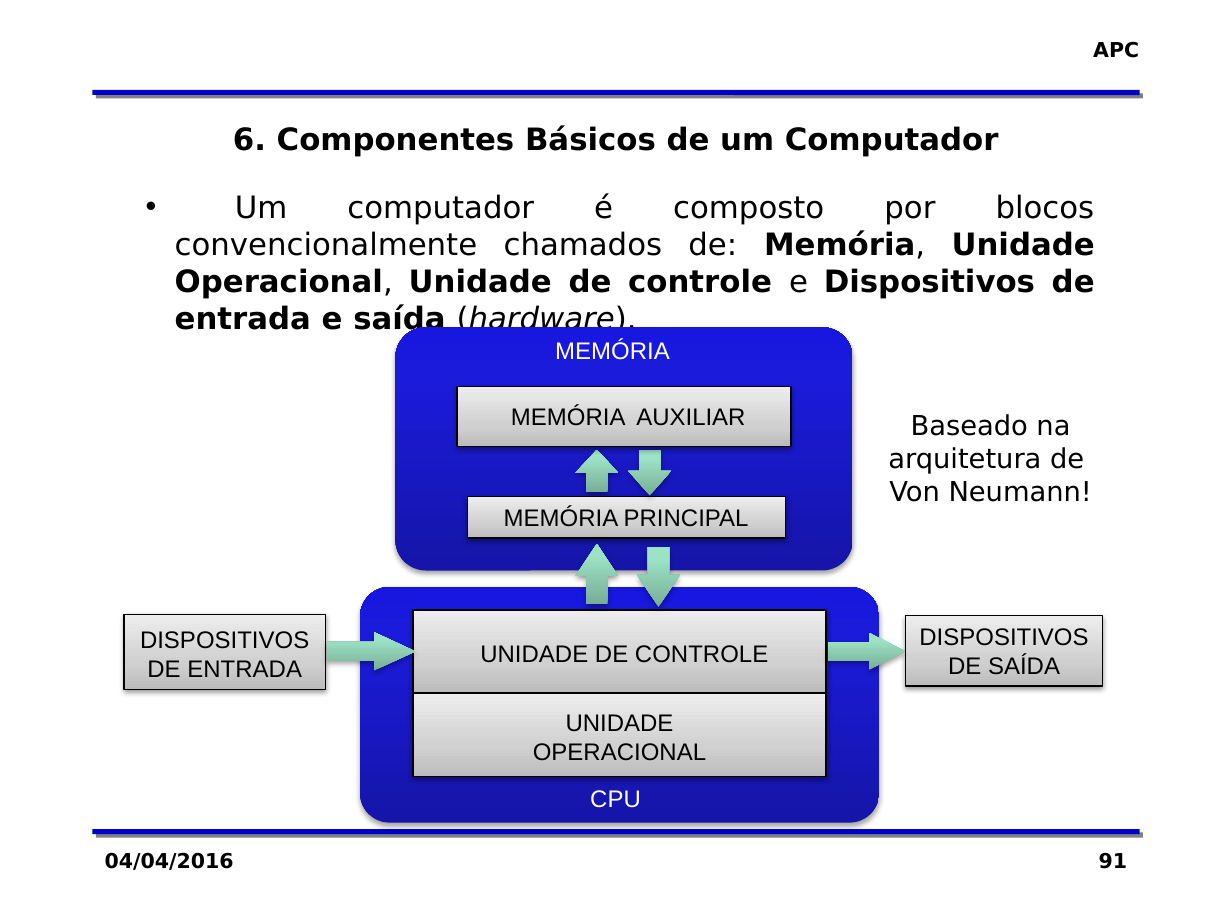
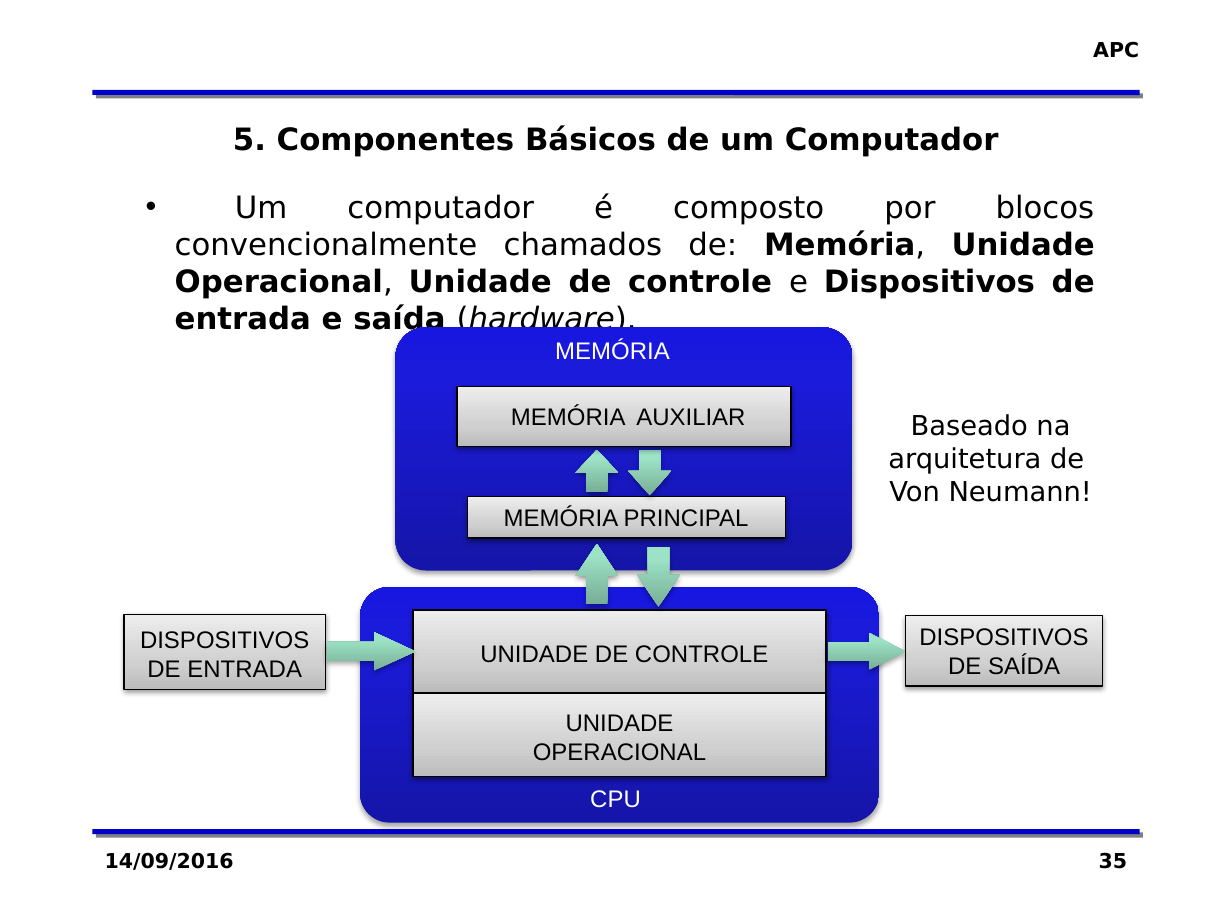
Before and after one commit to zaghetto/Algoritmos, a slide deck: slide 35 of MÓDULOS DE AULA/Módulo 02 - Organização Básica de um Computador.pptx (slide 91 before the commit). Drawn at 1232x924 pixels with LibreOffice and Linux fonts; fonts in the diff are those of the drawing; background and template pictures are left out. Boxes give left, top, right and bottom in pixels: in the first picture for what was removed or moved away, otherwise in the second. Text is boxed around its words. In the diff, an @@ line names an element or a change of style, - is before the commit and + after.

```diff
--- a/MÓDULOS DE AULA/Módulo 02 - Organização Básica de um Computador.pptx
+++ b/MÓDULOS DE AULA/Módulo 02 - Organização Básica de um Computador.pptx
@@ text at [233, 125, 999, 157]: text changed @@
-6. Componentes Básicos de um Computador
+5. Componentes Básicos de um Computador
@@ text at [105, 852, 234, 870]: text changed @@
-04/04/2016
+14/09/2016
@@ page number at [1099, 852, 1127, 869]: text changed @@
-91
+35
```
Also in this commit, not shown: 38 other slides changed, 68 slides removed, 35 other files.
